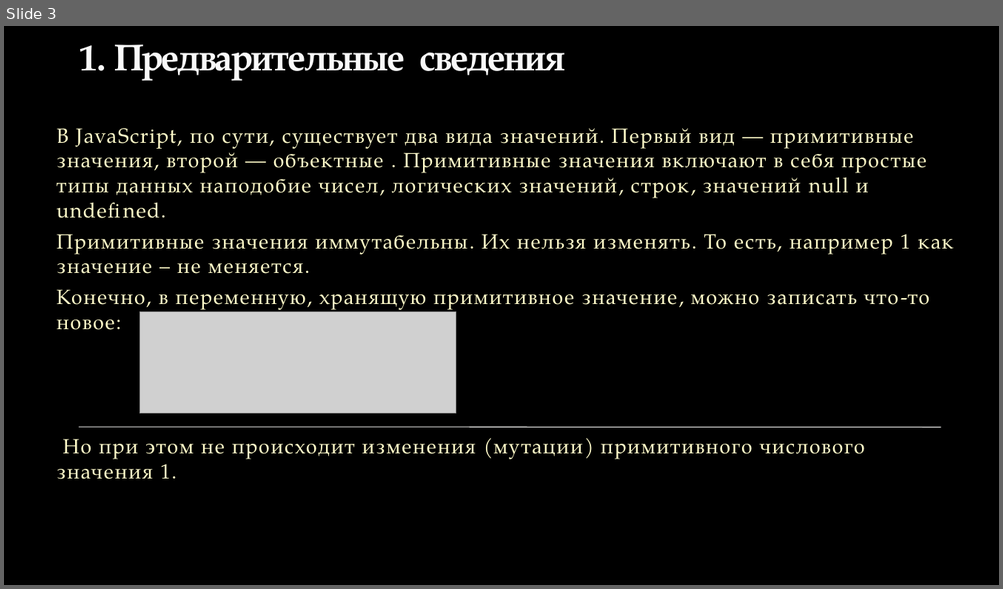
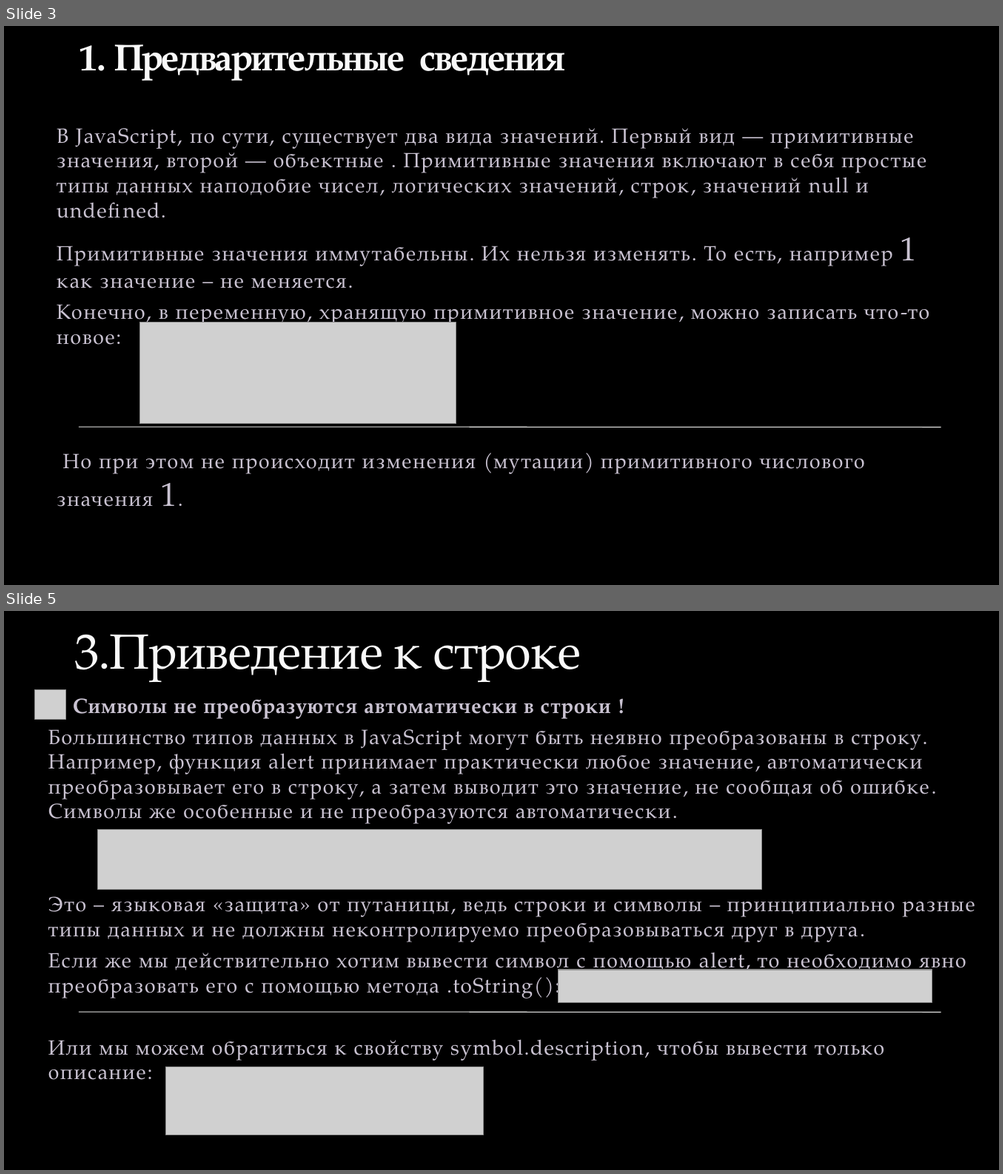
Before and after one commit to Vovan1608/internship, a slide deck: Symbol type.pptx. Shown one above the other, each under a label of ours: slide 3 before the commit, slides 3 and 5 after it; the slides between them are not shown. The pictures are 1003x589 and 1003x1174 pixels, drawn with LibreOffice and Linux fonts; fonts in the diff are those of the drawing; grey boxes stand for pictures; background and template pictures are left out. Boxes give left, top, right and bottom in pixels: in the first picture for what was removed or moved away, otherwise in the second. Text is boxed around its words. In the diff, an @@ line names an element or a change of style, - is before the commit and + after.

Commit message:
save Symbol

```diff
--- a/Symbol type.pptx
+++ b/Symbol type.pptx
@@ slide 5 added at [4,611,999,1170], background picture (left out); not listed: 1 template element that a slide beside it also shows @@
@@ title added at [74,634,581,681], 48 pt, text #F9F9F9 @@
+3.Приведение к строке
@@ picture added at [35,690,67,720] @@
@@ text added at [48,698,975,1080], 20 pt, text #C9C2D1 @@
+Символы не преобразуются автоматически в строки !
+Большинство типов данных в JavaScript могут быть неявно преобразованы в строку. Например, функция alert принимает практически любое значение, автоматически преобразовывает его в строку, а затем выводит это значение, не сообщая об ошибке. Символы же особенные и не преобразуются автоматически.
+Это – языковая «защита» от путаницы, ведь строки и символы – принципиально разные типы данных и не должны неконтролируемо преобразовываться друг в друга.
+Если же мы действительно хотим вывести символ с помощью alert, то необходимо явно преобразовать его с помощью метода .toString():
+Или мы можем обратиться к свойству symbol.description, чтобы вывести только описание:
@@ picture added at [98,829,762,889] @@
@@ picture added at [558,970,931,1002] @@
@@ picture added at [166,1068,484,1136] @@
@@ slide 3 changed as well @@
@@ text "В JavaScript, по сути, существует ..." at [57,128,930,507]: text colour #FEFAC9 to #C9C2D1; size 20 to 32 pt in "1", "1." @@
@@ picture: place and size @@
-picture at [140,312,456,413]
+picture at [140,322,456,423]
```
Also in this commit, not shown: 2 other slides changed, 8 other slides added.
